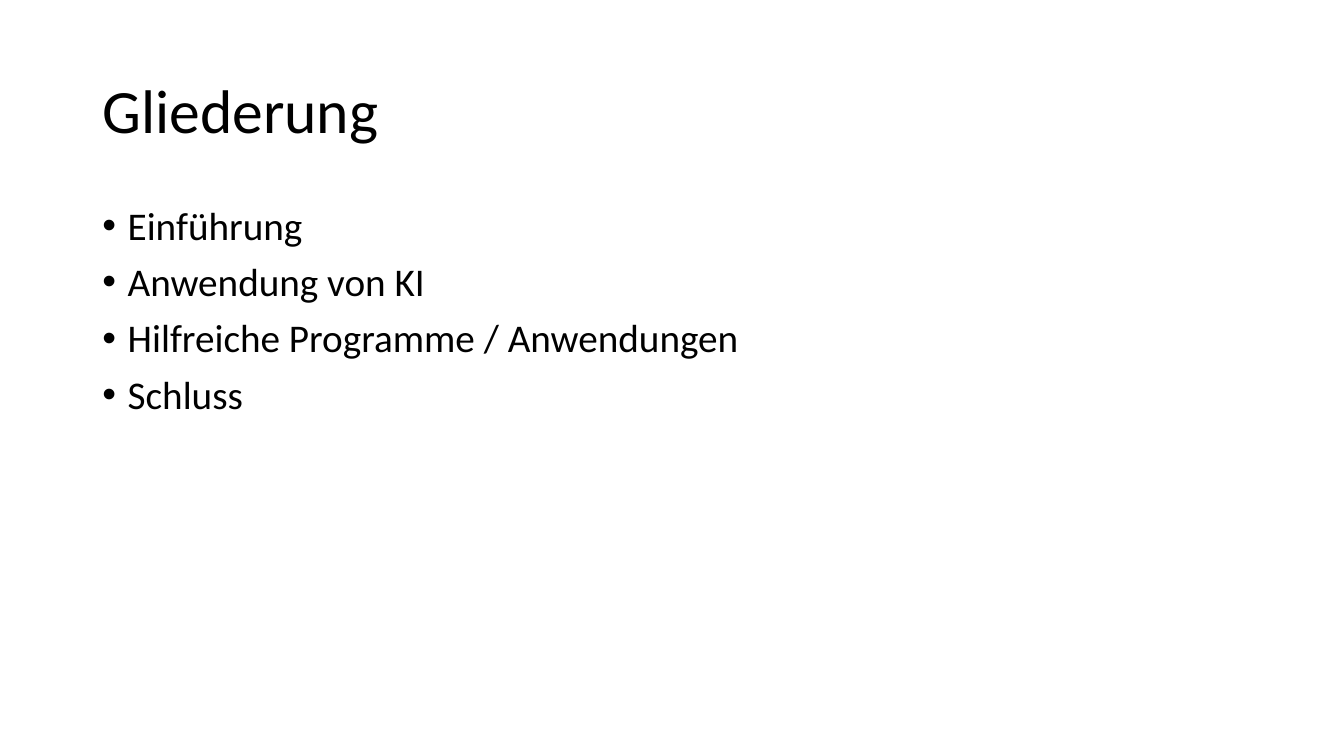
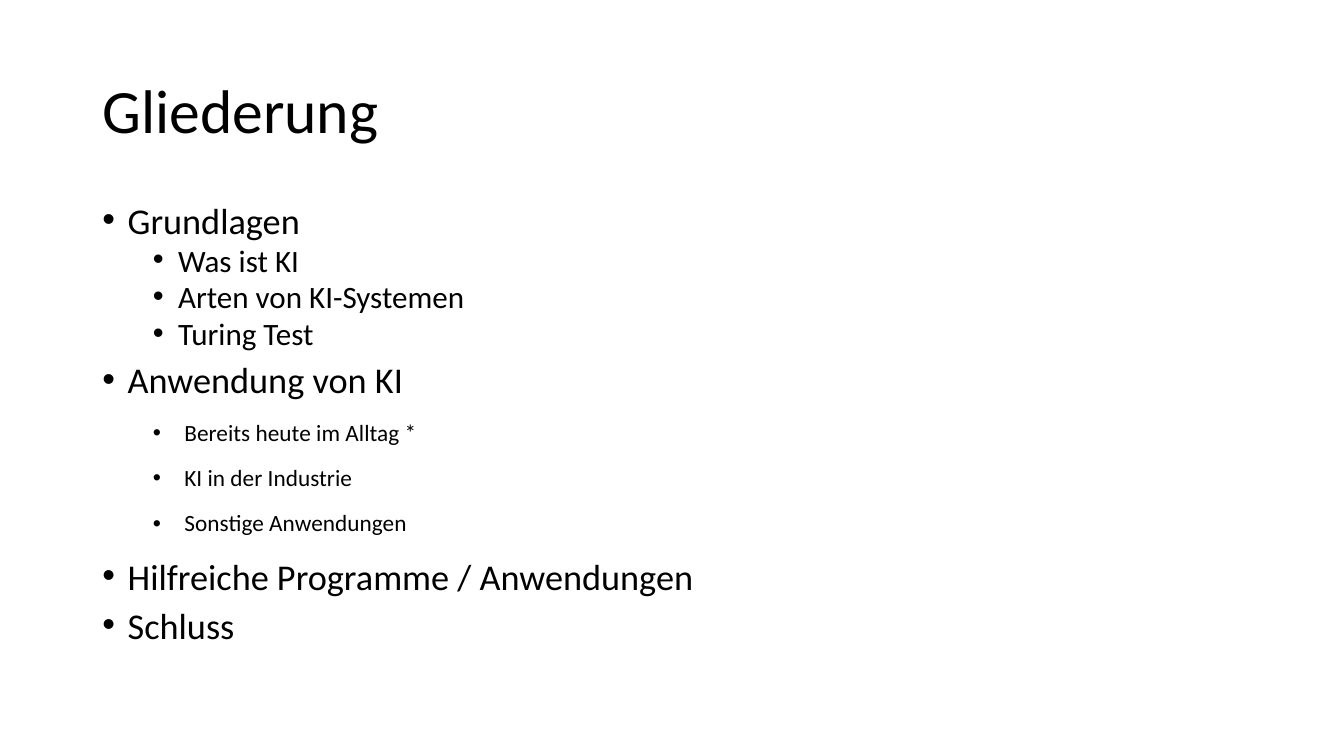
Before and after one commit to TomTom148/TomTom148.github.io, a slide deck: slide 3 of AI-Presentation.pptx. Drawn at 1344x756 pixels with LibreOffice and Linux fonts; fonts in the diff are those of the drawing. Boxes give left, top, right and bottom in pixels: in the first picture for what was removed or moved away, otherwise in the second. Text is boxed around its words. In the diff, an @@ line names an element or a change of style, - is before the commit and + after.

```diff
--- a/AI-Presentation.pptx
+++ b/AI-Presentation.pptx
@@ text at (128,208,464,351): text changed; size 28 to 22.2 pt @@
-• Einführung
+• Grundlagen
+  • Was ist KI
+  • Arten von KI-Systemen
+  • Turing Test
@@ text at (128,367,693,640): size 28 to 25.9 pt in "Anwendung von KI", "Hilfreiche Programme / Anwendungen", "Schluss"; line spacing 0.9 to 0.8 @@
@@ text at (184,425,406,535): paragraphs added @@
+  • Bereits heute im Alltag *
+  • KI in der Industrie
+  • Sonstige Anwendungen
```
Also in this commit, not shown: 3 other slides changed, 4 slides added, 1 slide removed, 1 other file.
